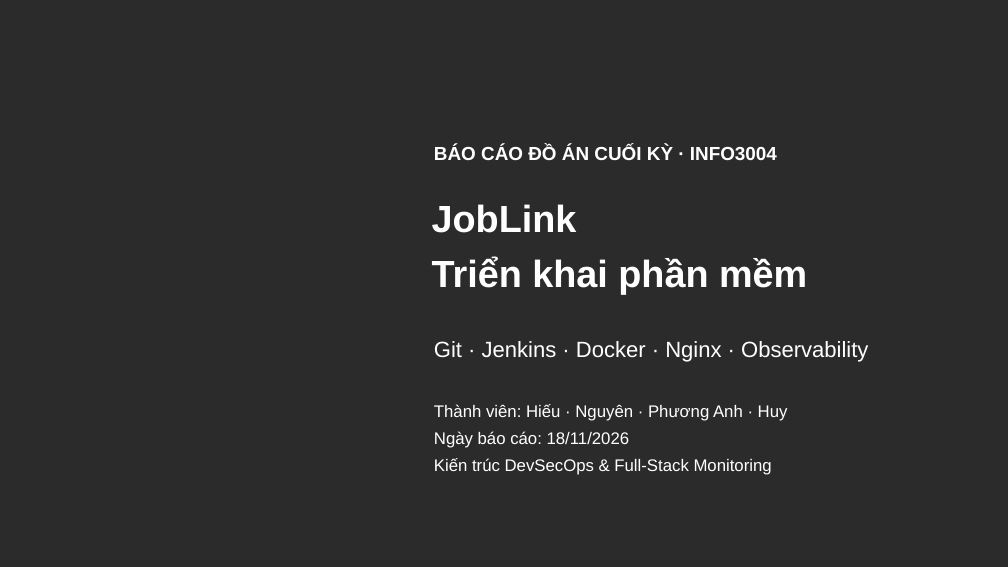
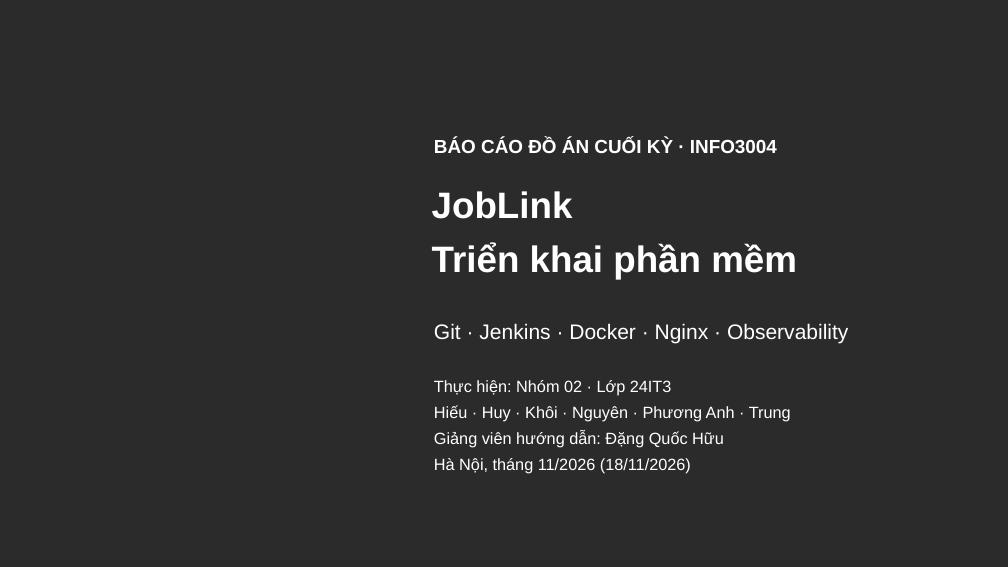
Before and after one commit to hieunofun/cong-nghe-phan-mem, a slide deck: slide 1 of JobLink_Final_Presentation.pptx. Drawn at 1008x567 pixels with LibreOffice and Linux fonts; fonts in the diff are those of the drawing; background and template pictures are left out; a plain dark background stands for a picture behind light text. Boxes give left, top, right and bottom in pixels: in the first picture for what was removed or moved away, otherwise in the second. Text is boxed around its words. In the diff, an @@ line names an element or a change of style, - is before the commit and + after.

Commit message:
docs: sync Nhom 02 (24IT3) 6-member roster and lecturer across slides and repo

```diff
--- a/JobLink_Final_Presentation.pptx
+++ b/JobLink_Final_Presentation.pptx
@@ text "BÁO CÁO ĐỒ ÁN CUỐI ...": place and size @@
-text "BÁO CÁO ĐỒ ÁN CUỐI ..." at [434, 146, 777, 160]
+text "BÁO CÁO ĐỒ ÁN CUỐI ..." at [434, 138, 777, 153]
@@ text "JobLink": place and size @@
-text "JobLink" at [432, 204, 807, 294]
+text "JobLink" at [432, 191, 797, 279]
@@ text "JobLink" at [432, 191, 797, 279]: size 36 to 35 pt @@
@@ text "Git · Jenkins · Docker ...": place and size @@
-text "Git · Jenkins · Docker ..." at [434, 341, 868, 362]
+text "Git · Jenkins · Docker ..." at [434, 323, 848, 343]
@@ text "Git · Jenkins · Docker ..." at [434, 323, 848, 343]: size 21 to 20 pt @@
@@ text at [434, 380, 791, 473]: text changed; size 16 to 15.5 pt @@
-Thành viên: Hiếu · Nguyên · Phương Anh · Huy
-Ngày báo cáo: 18/11/2026
-Kiến trúc DevSecOps & Full-Stack Monitoring
+Thực hiện: Nhóm 02 · Lớp 24IT3
+Hiếu · Huy · Khôi · Nguyên · Phương Anh · Trung
+Giảng viên hướng dẫn: Đặng Quốc Hữu
+Hà Nội, tháng 11/2026 (18/11/2026)
```
Also in this commit, not shown: 3 other files.
